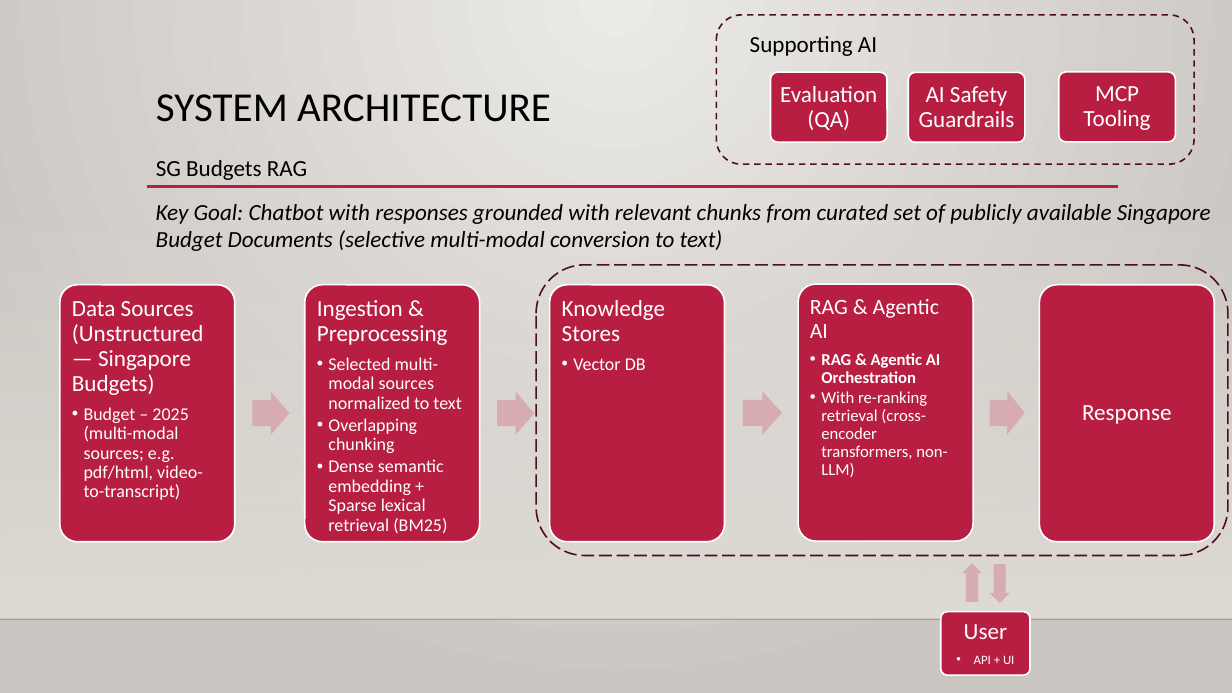
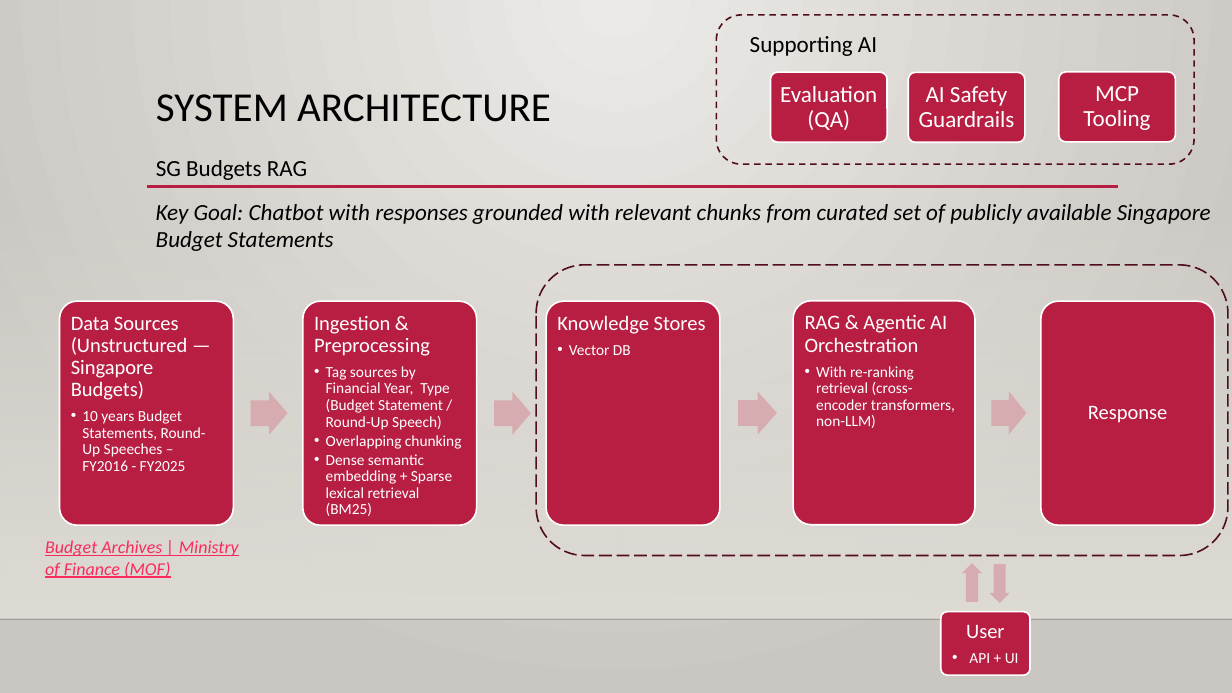
Before and after one commit to Phrey001/dataexpert-ai-capstone-sg-budget-rag, a slide deck: slide 2 of docs/system_architecture.pptx. Drawn at 1232x693 pixels with LibreOffice and Linux fonts; fonts in the diff are those of the drawing; background and template pictures are left out. Boxes give left, top, right and bottom in pixels: in the first picture for what was removed or moved away, otherwise in the second. Text is boxed around its words. In the diff, an @@ line names an element or a change of style, - is before the commit and + after.

```diff
--- a/docs/system_architecture.pptx
+++ b/docs/system_architecture.pptx
@@ text at (156, 204, 1211, 251): text changed @@
-Key Goal: Chatbot with responses grounded with relevant chunks from curated set of publicly available Singapore Budget Documents (selective multi-modal conversion to text)
+Key Goal: Chatbot with responses grounded with relevant chunks from curated set of publicly available Singapore Budget Statements
@@ text at (810, 299, 939, 338): paragraph removed @@
-RAG & Agentic AI
@@ rounded rectangle: place and size @@
-rounded rectangle at (60, 285, 235, 542)
+rounded rectangle at (59, 301, 233, 525)
@@ text "Data Sources (Unstructured — Singapore ...": place and size @@
-text "Data Sources (Unstructured — Singapore ..." at (72, 301, 204, 500)
+text "Data Sources (Unstructured — Singapore ..." at (71, 316, 206, 471)
@@ text at (71, 316, 188, 400): size 18 to 16 pt in "Data Sources (Unstructured — Singapore Budgets)" @@
@@ rounded rectangle: place and size @@
-rounded rectangle at (305, 285, 480, 542)
+rounded rectangle at (303, 301, 477, 525)
@@ text "Ingestion & Preprocessing": place and size @@
-text "Ingestion & Preprocessing" at (317, 300, 461, 534)
+text "Ingestion & Preprocessing" at (314, 316, 462, 516)
@@ text at (314, 316, 462, 516): size 18 to 16 pt in "Ingestion & Preprocessing"; size 14 to 12 pt in "Overlapping chunking", "Dense semantic embedding + Sparse lexical retrieval ..." @@
@@ rounded rectangle: place and size @@
-rounded rectangle at (550, 285, 725, 542)
+rounded rectangle at (546, 301, 720, 525)
@@ text "Knowledge Stores": place and size @@
-text "Knowledge Stores" at (562, 300, 665, 370)
+text "Knowledge Stores" at (557, 315, 706, 355)
@@ text "Knowledge Stores" at (557, 315, 706, 355): size 18 to 16 pt in "Knowledge Stores"; size 14 to 12 pt in "Vector DB" @@
@@ rounded rectangle: place and size @@
-rounded rectangle at (799, 285, 973, 542)
+rounded rectangle at (793, 300, 975, 524)
@@ text "RAG & Agentic AI Orchestration": place and size @@
-text "RAG & Agentic AI Orchestration" at (810, 299, 947, 477)
+text "RAG & Agentic AI Orchestration" at (805, 315, 955, 428)
@@ text "RAG & Agentic AI Orchestration" at (805, 315, 955, 428): size 13 to 16 pt, bold off in "RAG & Agentic AI Orchestration"; size 13 to 12 pt in "With re-ranking retrieval (cross-encoder transformers, non-L ..."; bullet • to none; list level 2 to 1 in "RAG & Agentic AI Orchestration" @@
@@ rounded rectangle: place and size @@
-rounded rectangle at (1040, 285, 1214, 542)
+rounded rectangle at (1041, 301, 1214, 525)
@@ text "Response" at (1088, 406, 1167, 423): size 18 to 16 pt @@
@@ text at (326, 366, 449, 430): text changed; size 14 to 12 pt @@
-  • Selected multi-modal sources normalized to text
+  • Tag sources by Financial Year, Type (Budget Statement / Round-Up Speech)
@@ text at (82, 410, 206, 471): text changed; size 14 to 12 pt @@
-  • Budget – 2025 (multi-modal sources; e.g. pdf/html, video-to-transcript)
+  • 10 years Budget Statements, Round-Up Speeches – FY2016 - FY2025
@@ right arrow: place and size @@
-right arrow at (743, 391, 782, 434)
+right arrow at (738, 392, 777, 435)
@@ text added at (45, 540, 239, 578), 14 pt, text #FA2B5C, italic, underline @@
+Budget Archives | Ministry of Finance (MOF)
@@ text "User" at (966, 625, 1019, 663): size 18 to 16 pt in "User"; size 10 to 12 pt in "API + UI" @@
```
Also in this commit, not shown: 38 other files.
